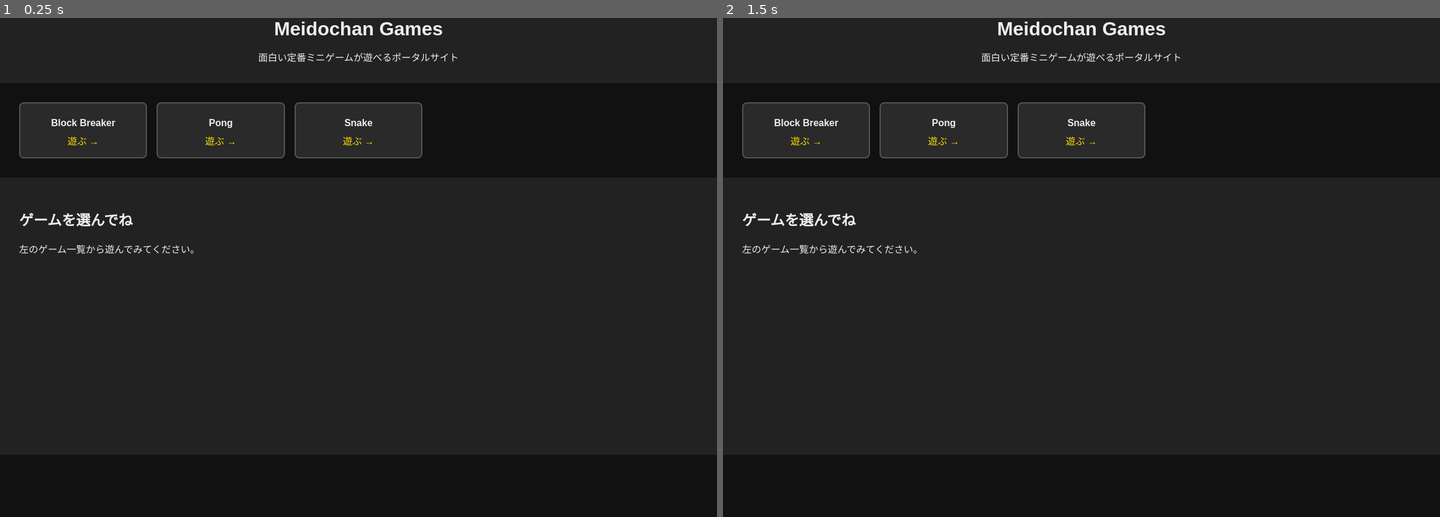
Above: before the commit, frames 1-2 (left to right).
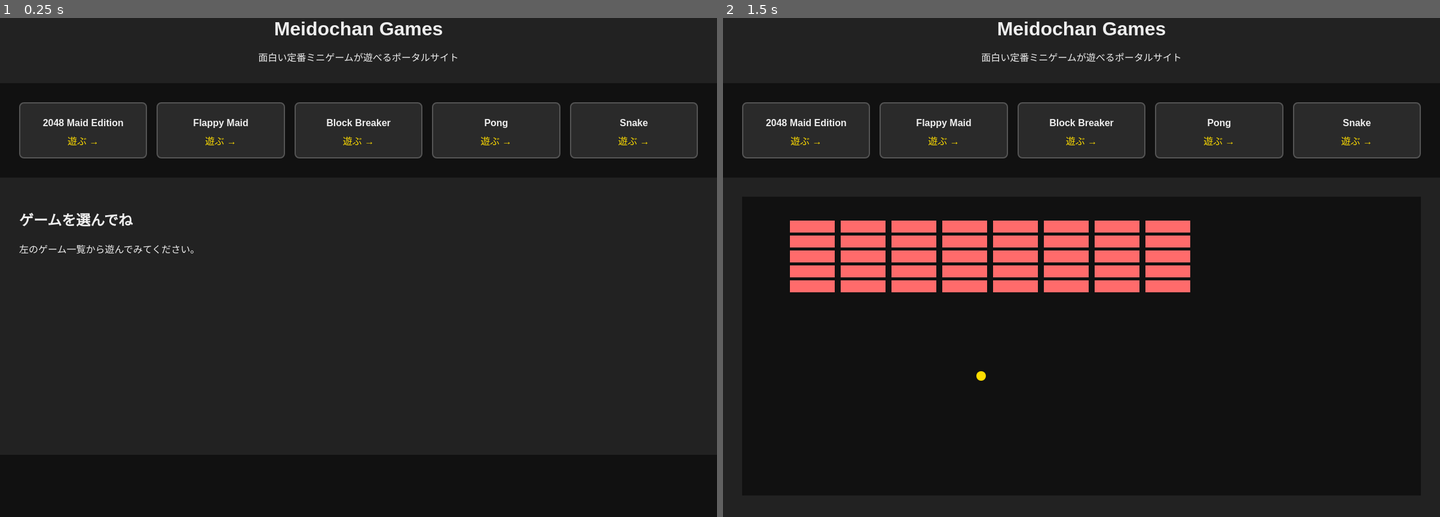
Above: after the commit, the same moments.

Repository: wak-shogo/MeidochanGames
Game: browser game, page index.html
The game is run twice, just before and just after one commit, with the same random seed, the same clock (stepped at 60 frames per second) and the same inputs.
Inputs:
- Up to frame 1 (0.25 s): no input
- Up to frame 2 (1.5 s): click "遊ぶ →" at 0.27 s

The runs differ from the first frame. In frame 1, 4.3% of the frame differs, in the area x 6-98%, y 16-29%; in frame 2, 10%, in the area x 2-98%, y 16-73%.
Error before the commit: TypeError: Cannot read properties of undefined (reading 'addEventListener')

Commit message:
Update index.html with 2048 game and games array

Diff:
--- a/index.html
+++ b/index.html
@@ -29,35 +29,23 @@
   </div>
 
   <script>
-    // ゲーム一覧をレンダリング
-    async function loadGames() {
-      try {
-        const res = await fetch('/games');
-        const games = await res.json();
-        const grid = document.getElementById('game-grid');
-        grid.innerHTML = '';
-        games.forEach(g => {
-          const card = document.createElement('div');
-          card.className = 'game-card';
-          card.innerHTML = `<h3>${g.name}</h3><a href="/games/${g.filename}" target="_blank">遊ぶ →</a>`;
-          grid.appendChild(card);
-        });
-      } catch (e) {
-        console.error('Failed to load games:', e);
-        // Fallback static games
-        const fallback = [
-          {name: 'Block Breaker', filename: 'block-breaker.html'},
-          {name: 'Pong', filename: 'pong.html'},
-          {name: 'Snake', filename: 'snake.html'}
-        ];
-        const grid = document.getElementById('game-grid');
-        fallback.forEach(g => {
-          const card = document.createElement('div');
-          card.className = 'game-card';
-          card.innerHTML = `<h3>${g.name}</h3><a href="/games/${g.filename}" target="_blank">遊ぶ →</a>`;
-          grid.appendChild(card);
-        });
-      }
+    const games = [
+      {name: '2048 Maid Edition', filename: '2048.html'},
+      {name: 'Flappy Maid', filename: 'flappy-maid.html'},
+      {name: 'Block Breaker', filename: 'block-breaker.html'},
+      {name: 'Pong', filename: 'pong.html'},
+      {name: 'Snake', filename: 'snake.html'}
+    ];
+
+    function loadGames() {
+      const grid = document.getElementById('game-grid');
+      grid.innerHTML = '';
+      games.forEach(g => {
+        const card = document.createElement('div');
+        card.className = 'game-card';
+        card.innerHTML = `<h3>${g.name}</h3><a href="games/${g.filename}" target="_blank">遊ぶ →</a>`;
+        grid.appendChild(card);
+      });
     }
     loadGames();
 
